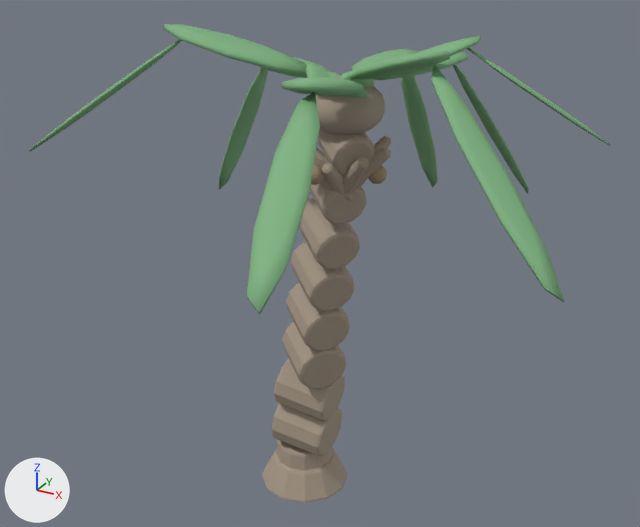
The glTF model assets/pbr/palm_short.glb as it was, and as the next commit left it.
One viewpoint serves both versions: a camera (50 mm lens) standing at (3.77, -6.52, 5.7) and looking at (0.55, -0.68, 2.77). The axes (+X, +Y, +Z) are drawn at lower left. The lights are the same throughout. The picture after the commit comes second.
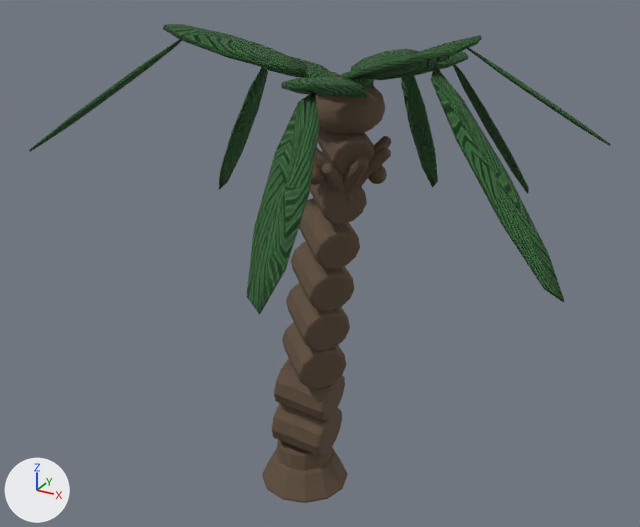
Pixel boxes [x1, y1, x2, y2] of what changed, in the pictures (640 x 527 px):
'palm_short_frond5_s2', surface changed (darker)
    both: [247, 93, 320, 315]
'palm_short_frond6_s2', surface changed (darker)
    both: [431, 65, 564, 302]
'palm_short_root_flare', surface changed (beige to brown)
    both: [262, 447, 347, 503]
'palm_short_frond4_s1', surface changed (darker)
    both: [163, 24, 307, 74]
'palm_short_trunk6', surface changed (beige to brown)
    both: [299, 198, 360, 269]
'palm_short_trunk5', surface changed (beige to brown)
    both: [291, 242, 354, 311]
'palm_short_crown', surface changed (beige to brown)
    both: [307, 78, 385, 135]
'palm_short_trunk1', surface changed (beige to brown)
    both: [272, 403, 342, 456]
'palm_short_trunk4', surface changed (beige to brown)
    both: [286, 283, 350, 351]
'palm_short_trunk3', surface changed (beige to brown)
    both: [282, 322, 346, 389]
'palm_short_trunk2', surface changed (beige to brown)
    both: [274, 359, 345, 421]
'palm_short_frond2_s2', surface changed (darker)
    both: [401, 76, 438, 188]
'palm_short_frond3_s2', surface changed (darker)
    both: [219, 67, 268, 190]
'palm_short_trunk8', surface changed (beige to brown)
    both: [318, 130, 374, 176]
'palm_short_trunk7', surface changed (beige to brown)
    both: [310, 151, 367, 224]
'palm_short_frond6_s1', surface changed (darker)
    both: [350, 51, 450, 79]
'palm_short_frond1_s2', surface changed
    both: [453, 65, 529, 194]
'palm_short_frond4_s2', surface changed
    both: [29, 40, 181, 152]
'palm_short_frond5_s1', surface changed (darker)
    both: [281, 77, 363, 96]
'palm_short_trunk0', surface changed (beige to brown)
    both: [277, 440, 332, 470]
'palm_short_frond0_s2', surface changed
    both: [467, 48, 611, 146]
'palm_short_frondbase6', surface changed (darker)
    both: [343, 157, 369, 194]
'palm_short_frond2_s1', surface changed (darker)
    both: [351, 49, 419, 71]
'palm_short_frond0_s1', surface changed
    both: [377, 35, 482, 79]
'palm_short_frond1_s1', surface changed (darker)
    both: [374, 52, 468, 80]
'palm_short_frondbase5', surface changed (beige to brown)
    both: [322, 163, 345, 196]
'palm_short_frondbase0', surface changed (darker)
    both: [357, 147, 391, 188]
'palm_short_frond3_s1', surface changed (darker)
    both: [260, 57, 331, 78]
'palm_short_frond4_s0', surface changed (darker)
    both: [305, 65, 332, 78]
'palm_short_frondbase1', surface changed
    both: [345, 136, 391, 201]
'palm_short_frond6_s0', surface changed (darker)
    both: [341, 72, 374, 87]
'palm_short_frondbase4', surface changed
    both: [314, 157, 350, 199]
'palm_short_frond5_s0', surface changed
    both: [321, 88, 368, 97]
'palm_short_frondbase3', surface changed
    both: [315, 148, 329, 163]
'palm_short_frond3_s0', surface changed
    both: [327, 72, 341, 78]
'palm_short_frond2_s0', surface changed
    both: [341, 69, 358, 78]

Edits to the bpy script that builds the scene:
```text
Add img_vcw_tex_foliage_palm_short_frond_orm:
    img_vcw_tex_foliage_palm_short_frond_orm = load_image('vcw_tex_foliage_palm_short_frond_orm', '_unpacked/vcw_tex_foliage_palm_short_frond_orm', 128, 128, 'Non-Color')
Add img_vcw_tex_foliage_palm_short_frond_normal:
    img_vcw_tex_foliage_palm_short_frond_normal = load_image('vcw_tex_foliage_palm_short_frond_normal', '_unpacked/vcw_tex_foliage_palm_short_frond_normal', 128, 128, 'Non-Color')
Add img_vcw_tex_foliage_palm_short_frond_albedo:
    img_vcw_tex_foliage_palm_short_frond_albedo = load_image('vcw_tex_foliage_palm_short_frond_albedo', '_unpacked/vcw_tex_foliage_palm_short_frond_albedo', 128, 128, 'sRGB')
Add img_vcw_tex_paint_palm_short_bark_orm:
    img_vcw_tex_paint_palm_short_bark_orm = load_image('vcw_tex_paint_palm_short_bark_orm', '_unpacked/vcw_tex_paint_palm_short_bark_orm', 128, 128, 'Non-Color')
Add img_vcw_tex_paint_palm_short_bark_albedo:
    img_vcw_tex_paint_palm_short_bark_albedo = load_image('vcw_tex_paint_palm_short_bark_albedo', '_unpacked/vcw_tex_paint_palm_short_bark_albedo', 128, 128, 'sRGB')
Add img_vcw_tex_paint_palm_short_bark_normal:
    img_vcw_tex_paint_palm_short_bark_normal = load_image('vcw_tex_paint_palm_short_bark_normal', '_unpacked/vcw_tex_paint_palm_short_bark_normal', 128, 128, 'Non-Color')
Change mat_palm_short_bark:
    remove # nodes: BsdfPrincipled, OutputMaterial
    remove # colours: beige #a69786
    nodes: BsdfPrincipled, NormalMap, OutputMaterial, SeparateColor, TexImage x3
    uses the picture img_vcw_tex_paint_palm_short_bark_albedo
    uses the picture img_vcw_tex_paint_palm_short_bark_normal
    uses the picture img_vcw_tex_paint_palm_short_bark_orm
Change mat_palm_short_frond:
    remove # nodes: BsdfPrincipled, OutputMaterial
    remove # colours: green #7eb381
    nodes: BsdfPrincipled, NormalMap, OutputMaterial, SeparateColor, TexImage x3
    uses the picture img_vcw_tex_foliage_palm_short_frond_albedo
    uses the picture img_vcw_tex_foliage_palm_short_frond_normal
    uses the picture img_vcw_tex_foliage_palm_short_frond_orm
```
